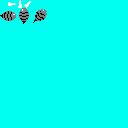
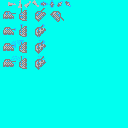
The second 128px x 128px image is a revision of the first. Changes to its layers:
painted on "Background" over [0, 0, 71, 70]
